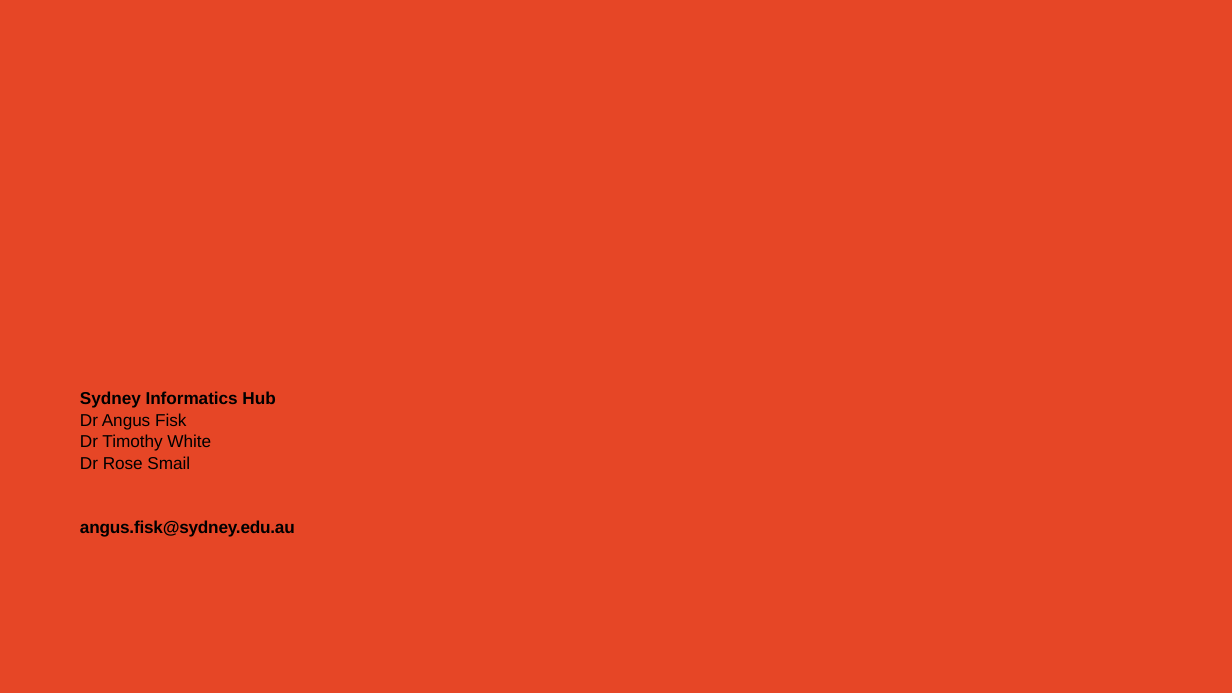
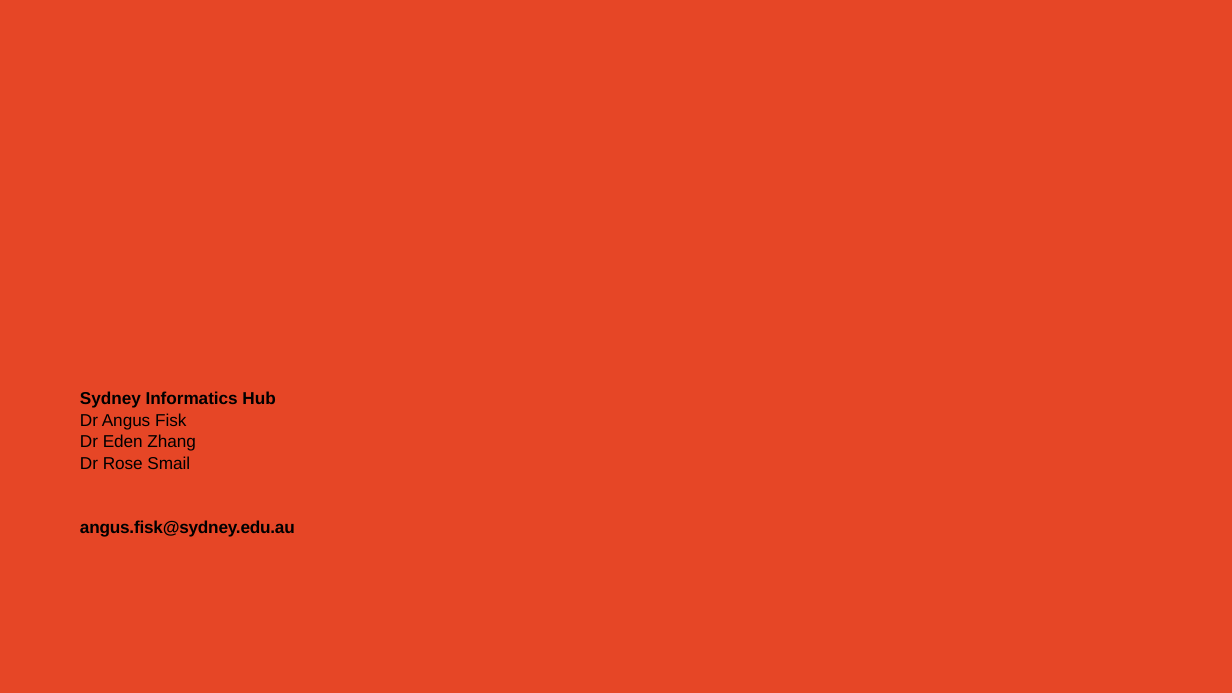
Before and after one commit to Sydney-Informatics-Hub/EDAinR, a slide deck: slide 50 of eda_r.pptx (slide 51 before the commit). Drawn at 1232x693 pixels with LibreOffice and Linux fonts; fonts in the diff are those of the drawing. Boxes give left, top, right and bottom in pixels: in the first picture for what was removed or moved away, otherwise in the second. Text is boxed around its words. In the diff, an @@ line names an element or a change of style, - is before the commit and + after.

```diff
--- a/eda_r.pptx
+++ b/eda_r.pptx
@@ text at (80,434,196,451): text changed @@
-Dr Timothy White
+Dr Eden Zhang
```
Also in this commit, not shown: 6 other slides changed, 3 slides added, 4 slides removed.
